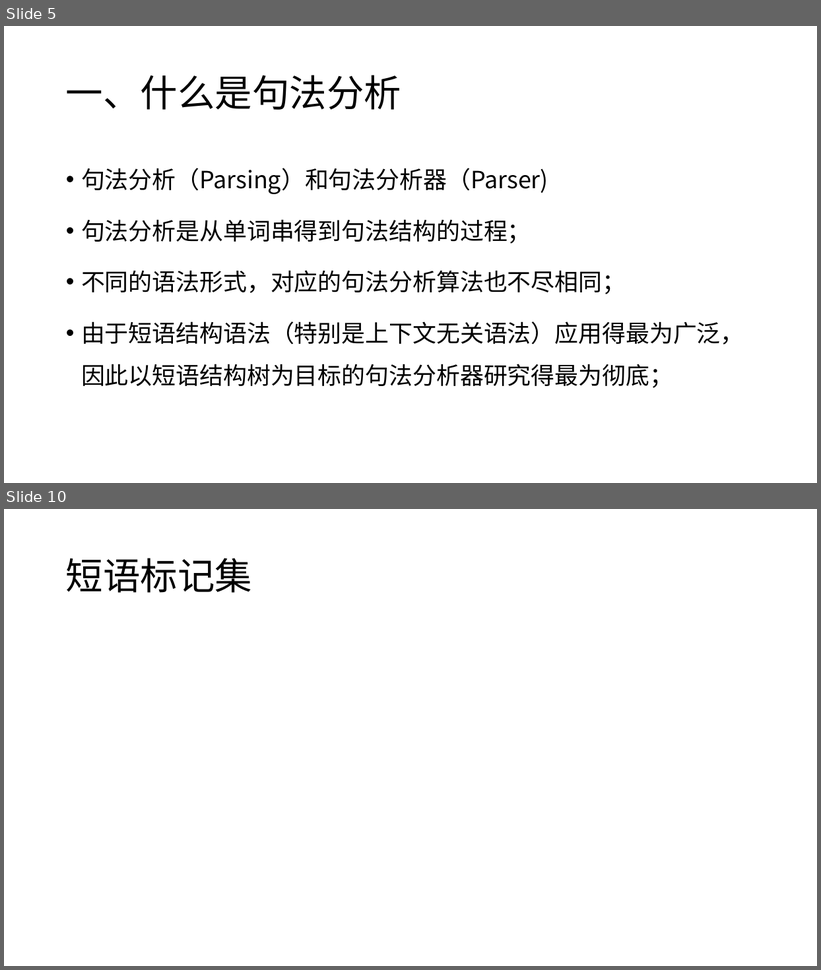
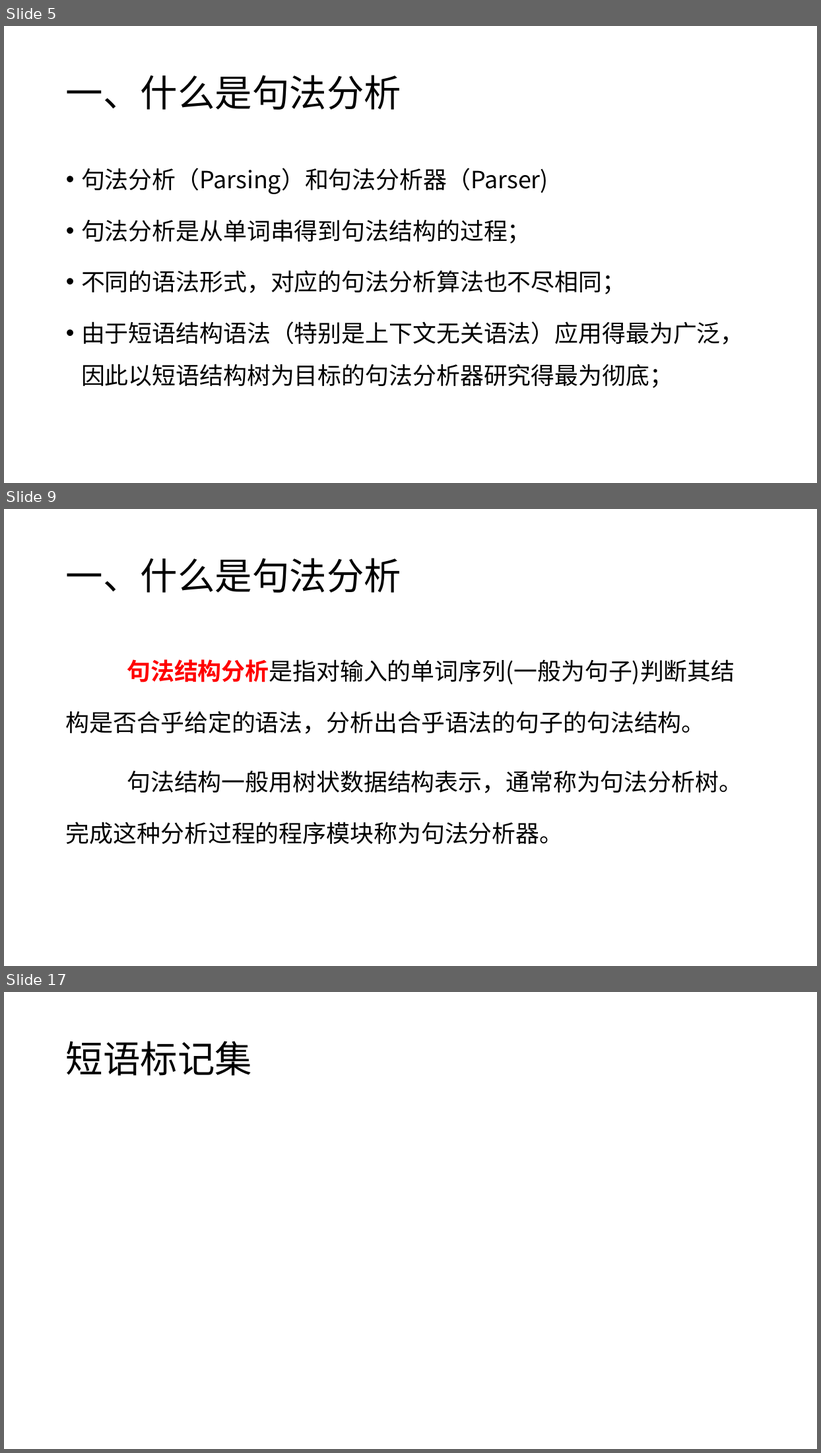
Before and after one commit to charlesXu86/Chatbot_CN, a slide deck: Chatbot_Doc/课程/NLP-6-句法分析.pptx. Shown one above the other, each under a label of ours: slides 5 and 10 before the commit, slides 5, 9 and 17 after it; the slides between them are not shown. The pictures are 821x970 and 821x1453 pixels, drawn with LibreOffice and Linux fonts; fonts in the diff are those of the drawing. Boxes give left, top, right and bottom in pixels: in the first picture for what was removed or moved away, otherwise in the second. Text is boxed around its words. In the diff, an @@ line names an element or a change of style, - is before the commit and + after.

Commit message:
句法分析

```diff
--- a/Chatbot_Doc/课程/NLP-6-句法分析.pptx
+++ b/Chatbot_Doc/课程/NLP-6-句法分析.pptx
@@ slide 9 added at [4, 509, 817, 966], background #FFFFFF @@
@@ title added at [66, 558, 401, 593], 44 pt, text #000000 @@
+一、什么是句法分析
@@ text added at [66, 659, 743, 844], 28 pt, text #000000 @@
+句法结构分析是指对输入的单词序列(一般为句子)判断其结构是否合乎给定的语法，分析出合乎语法的句子的句法结构。
+句法结构一般用树状数据结构表示，通常称为句法分析树。完成这种分析过程的程序模块称为句法分析器。
@@ what was slide 10 is now slide 17 @@
```
Also in this commit, not shown: 13 slides changed, 7 other slides added.
